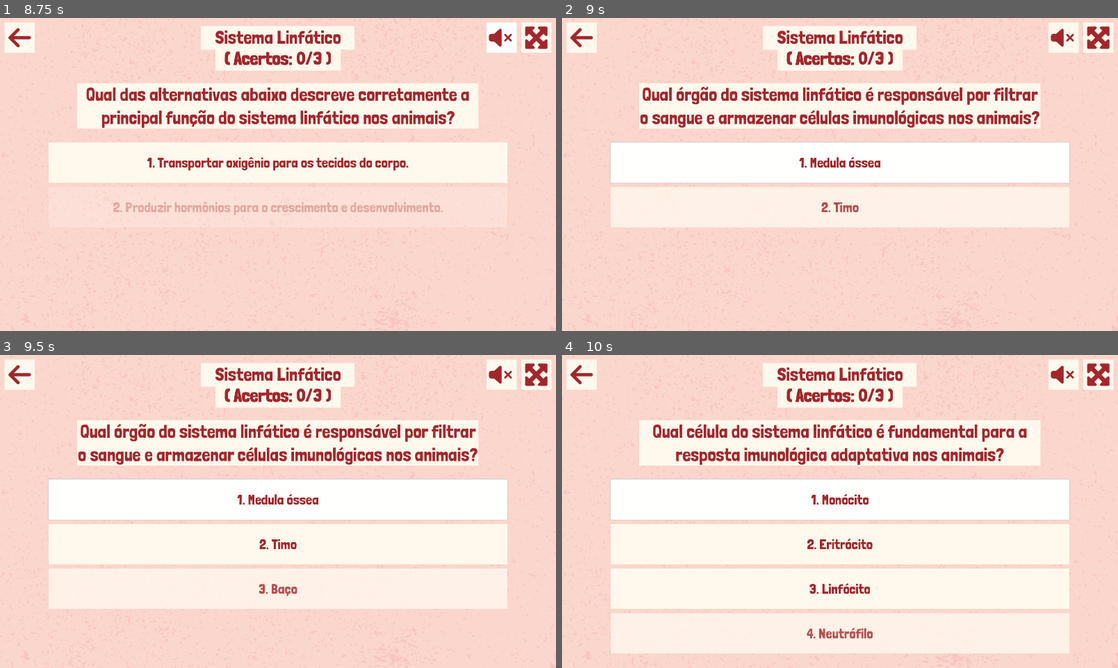
Above: before the commit, frames 1-4 (two rows, left to right).
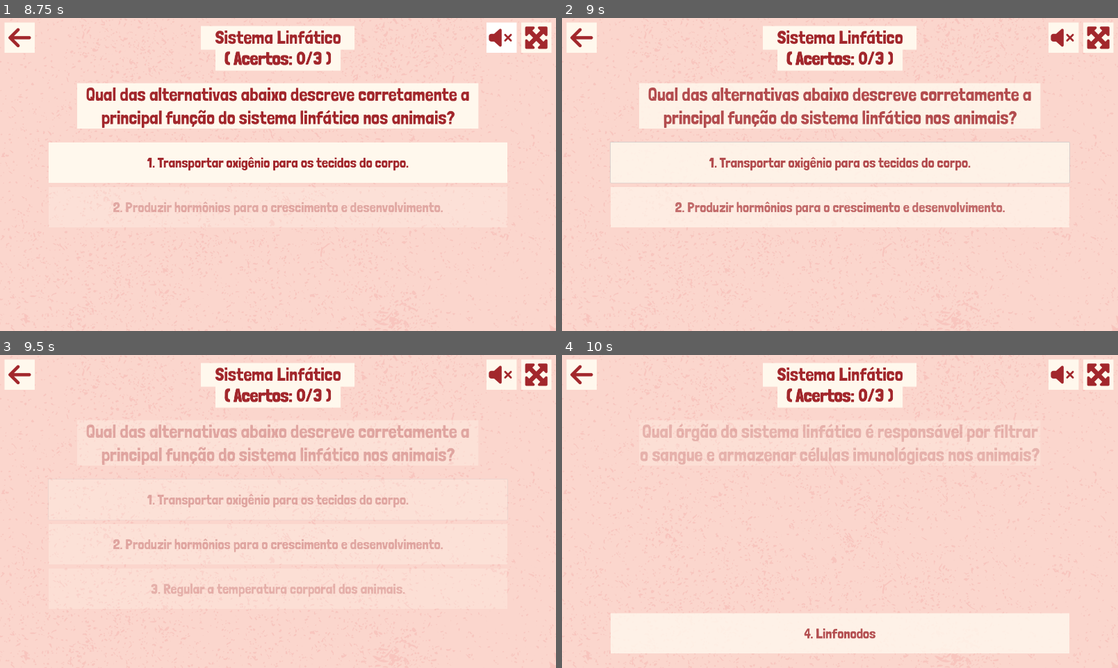
Above: after the commit, the same moments.

Repository: telmotrooper/vet-game
Game: Godot game, scene res://main.tscn
Two runs of this game, one before a commit and one after it. Both use one fixed random seed, a clock stepped at 60 frames per second and the inputs below.
Inputs (mouse positions are in pixels of both pictures, inside the frame that each line leads up to):
- Up to frame 1 (8.75 s): tap Enter at 0.5 s; click (533, 36) at 1.25 s; click "CÃES (FIGURA)" at 2 s; click (533, 36) at 2.75 s; click (533, 36) at 3.5 s; click (22, 36) at 4.25 s; click "GATOS (FIGURA)" at 5 s; click "SISTEMA LINFÁTICO (QUIZ)" at 5.75 s; tap Space at 7.25 s; click (500, 36) at 8 s
- Up to frame 2 (9 s): click "1. Transportar oxigênio para …" at 8.75 s
- Up to frame 3 (9.5 s): no input
- Up to frame 4 (10 s): click (840, 498) at 9.5 s, where only the run before the commit has a clickable "1. Medula óssea"

Frame 1 is identical in both runs. In frame 2, 6.6% of the frame differs, in the area x 8-92%, y 22-64%; in frame 3, 19%; in frame 4, 42%, in the area x 8-92%, y 20-91%.

Commit message:
fade out and fade in between questions (#38)
* fade out and fade in between questions

* added constant 'COLOR_TRANSPARENT'

* release focus

* fade out when questions end

* hide 'see figure' in quiz

Diff:
--- a/levels/lymphatic_system_level/answer.gd
+++ b/levels/lymphatic_system_level/answer.gd
@@ -8,5 +8,4 @@
 	question_answered.emit(value)
 
 func freeze() -> void:
-	disabled = true
 	set_mouse_filter(MOUSE_FILTER_IGNORE)
--- a/levels/lymphatic_system_level/lymphatic_system_level.tscn
+++ b/levels/lymphatic_system_level/lymphatic_system_level.tscn
@@ -87,6 +87,7 @@
 layout_mode = 1
 offset_top = -325.0
 offset_bottom = 325.0
+hide_see_figure_button = true
 
 [node name="Question" type="Label" parent="."]
 unique_name_in_owner = true
--- a/levels/quiz_level.gd
+++ b/levels/quiz_level.gd
@@ -11,6 +11,10 @@
 const QUESTION_TIME = 0.75
 const QUESTION_INTERVAL = 1.25
 const ANSWER_TIME = 0.5
+const FADE_TIME = 1.0
+const COLOR_TRANSPARENT = Color(1,1,1,0)
+
+signal faded_out
 
 func _ready() -> void:
 	current_question = questions.pick_random()
@@ -22,23 +26,48 @@
 	question_counter = len(questions)
 	update_text()
 
-	#%Question.modulate = Color(1,1,1,0)
-
 	for answer in %Answers.get_children():
 		answer.set_mouse_filter(MOUSE_FILTER_IGNORE) # Ignore mouse click.
-		answer.modulate = Color(1,1,1,0) # Make transparent.
+		answer.modulate = COLOR_TRANSPARENT
 
 	# If loaded from main, wait for "fade in" to finish before starting animation.
 	if get_tree().current_scene is MainScene:
 		await get_tree().current_scene.fade_transition.faded_in
 
 	var tween = create_tween()
-	#tween.tween_property(%Question, "modulate", Color.WHITE, QUESTION_TIME)
 	tween.tween_interval(QUESTION_INTERVAL)
+	tween.tween_callback(fade_in_answers)
+
+func fade_in_answers() -> void:
+	var tween = create_tween()
+
 	for answer in %Answers.get_children():
 		tween.tween_callback(func(): answer.set_mouse_filter(MOUSE_FILTER_STOP)) # Allow mouse click.
 		tween.tween_property(answer, "modulate", Color.WHITE, ANSWER_TIME)
 
+func fade_out() -> void:
+	var tween = create_tween()
+
+	for answer in %Answers.get_children():
+		answer.set_mouse_filter(MOUSE_FILTER_IGNORE) # Ignore mouse click.
+
+	tween.set_parallel(true)
+	tween.tween_property(%Question, "modulate", COLOR_TRANSPARENT, FADE_TIME)
+	tween.tween_property(%Answers, "modulate", COLOR_TRANSPARENT, FADE_TIME)
+	tween.set_parallel(false)
+	tween.tween_callback(faded_out.emit)
+
+func fade_in() -> void:
+	for answer in %Answers.get_children():
+		answer.release_focus() # If button was clicked before, release focus.
+		answer.modulate = COLOR_TRANSPARENT
+	%Answers.modulate = Color.WHITE
+
+	var tween = create_tween()
+
+	tween.tween_property(%Question, "modulate", Color.WHITE, QUESTION_TIME)
+	tween.tween_interval(QUESTION_INTERVAL)
+	tween.tween_callback(fade_in_answers)
 
 func update_question() -> void:
 	%Question.text = current_question.text
@@ -80,7 +109,12 @@
 
 	if len(questions) > 0:
 		current_question = questions.pick_random()
+		fade_out()
+		await faded_out
 		update_question()
+		fade_in()
 	else:
+		fade_out()
+		await faded_out
 		get_tree().call_group("answers", "freeze")
 		show_victory_panel()
--- a/ui/victory_panel/victory_panel.gd
+++ b/ui/victory_panel/victory_panel.gd
@@ -1,7 +1,13 @@
 extends PanelContainer
+
+@export var hide_see_figure_button: bool
 
 @export var empty_star: Texture2D
 @export var filled_star: Texture2D
+
+func _ready():
+	if hide_see_figure_button:
+		%FigureButton.visible = false
 
 func set_stars(quantity: int):
 	%Stars/Star.texture = filled_star if quantity >= 1 else empty_star
--- a/ui/victory_panel/victory_panel.tscn
+++ b/ui/victory_panel/victory_panel.tscn
@@ -84,6 +84,7 @@
 theme_override_constants/separation = 15
 
 [node name="FigureButton" type="Button" parent="MarginContainer/VBoxContainer/Buttons"]
+unique_name_in_owner = true
 layout_mode = 2
 size_flags_vertical = 8
 theme = ExtResource("3_cceb7")
